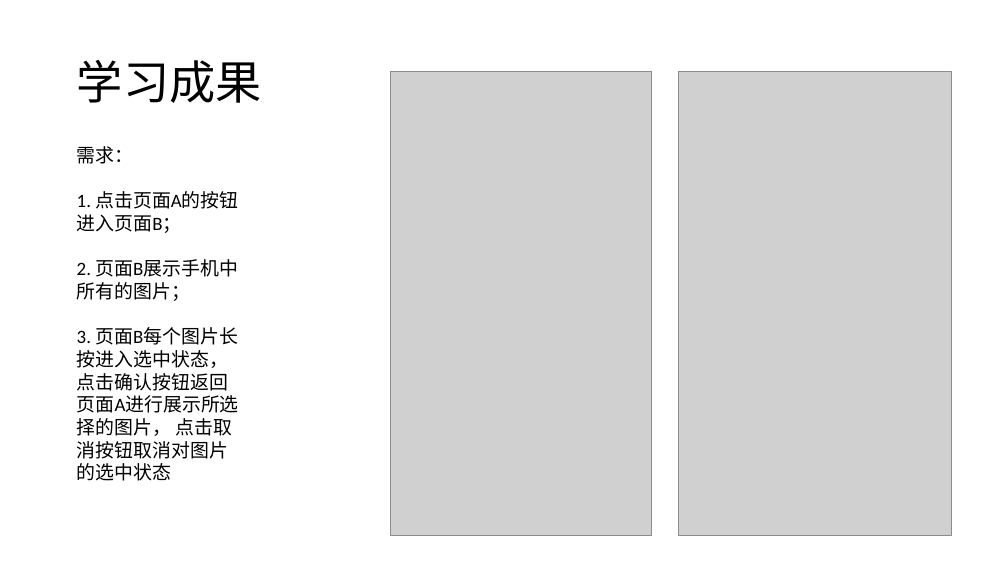
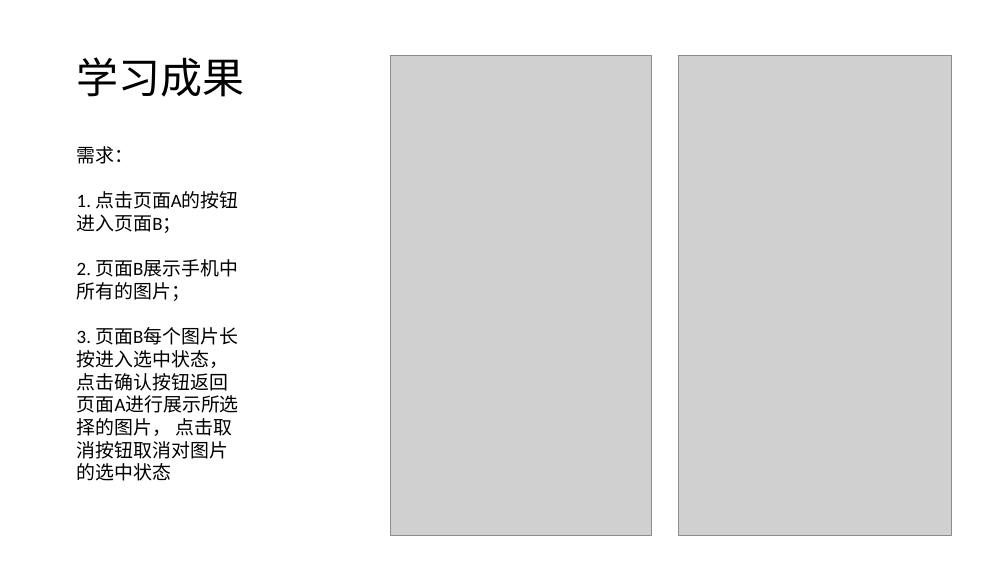
Before and after one commit to sifutang/MyAlbum, a slide deck: slide 3 of doc.pptx. Drawn at 1008x567 pixels with LibreOffice and Linux fonts; fonts in the diff are those of the drawing; grey boxes stand for pictures. Boxes give left, top, right and bottom in pixels: in the first picture for what was removed or moved away, otherwise in the second. Text is boxed around its words. In the diff, an @@ line names an element or a change of style, - is before the commit and + after.

```diff
--- a/doc.pptx
+++ b/doc.pptx
@@ title "学习成果" at (77, 57, 245, 97): size 44 to 40 pt @@
@@ picture: place and size @@
-picture at (391, 72, 652, 536)
+picture at (391, 55, 652, 535)
@@ picture: place and size @@
-picture at (679, 72, 951, 536)
+picture at (679, 55, 951, 535)
```
Also in this commit, not shown: 8 other slides changed, 4 slides added, 1 slide removed.
